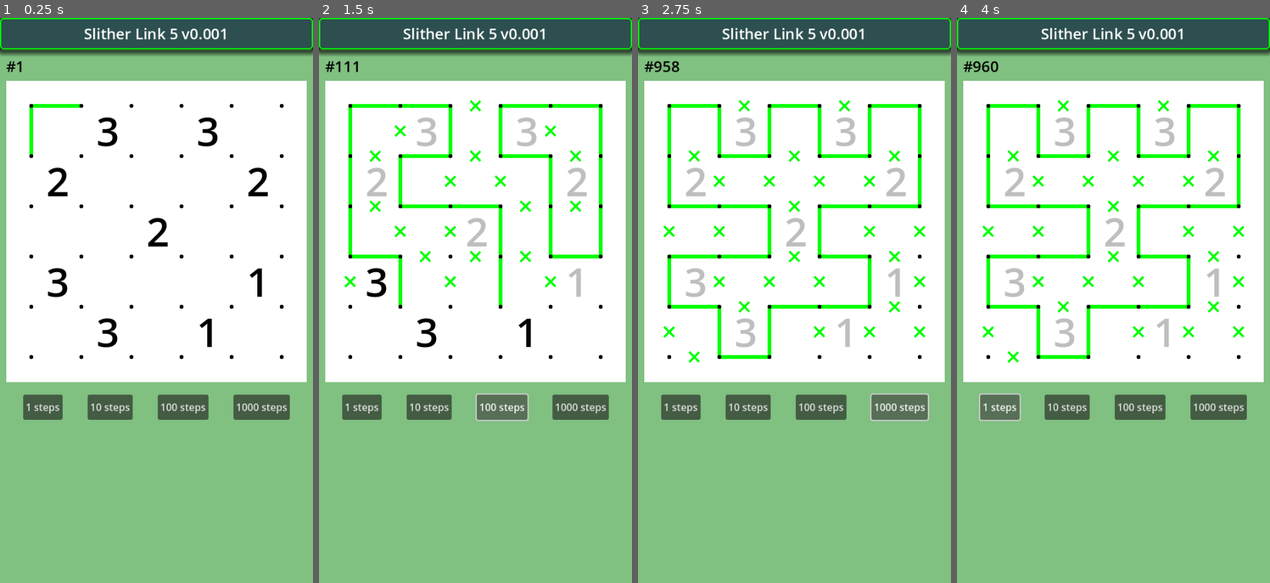
Above: before the commit, frames 1-4 (left to right).
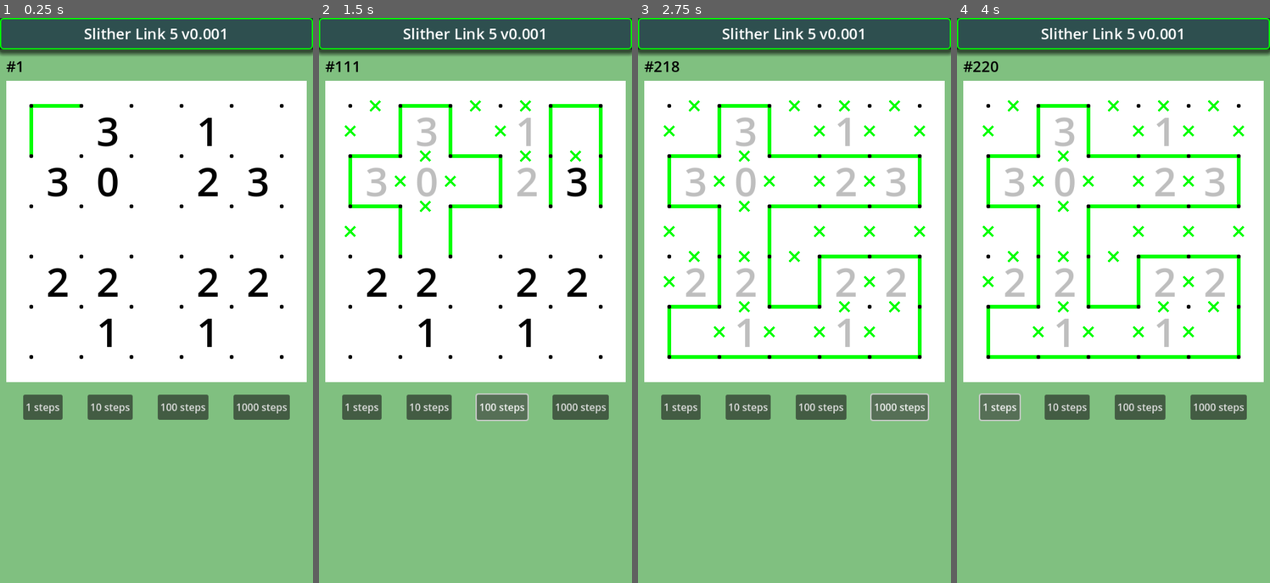
Above: after the commit, the same moments.

Repository: vivisuke/SlitherLink5
Game: Godot game, scene res://main.tscn
Two runs of this game, one before a commit and one after it. Both use one fixed random seed, a clock stepped at 60 frames per second and the inputs below.
Inputs:
- Up to frame 1 (0.25 s): no input
- Up to frame 2 (1.5 s): click "10 steps" at 0.5 s; click "100 steps" at 1.25 s
- Up to frame 3 (2.75 s): click "1000 steps" at 2 s
- Up to frame 4 (4 s): click "1 steps" at 2.75 s; click "1 steps" at 3.5 s

The runs differ from the first frame. In frame 1, 1.8% of the frame differs, in the area x 15-86%, y 17-59%; in frame 2, 5.2%; in frame 3, 6.1%; in frame 4, 6.1%, in the area x 5-92%, y 7-61%.

Commit message:
0051 ◎ C 02/25 02/25 0.001│ToDo│探索時間表示

Diff:
--- a/SlitherLink5/scripts/main.gd
+++ b/SlitherLink5/scripts/main.gd
@@ -27,6 +27,12 @@
 			 2, -1, -1, -1,  2,
 			 3,  1,  1,  1,  3,
 			]
+const q4 = [-1,  3, -1,  1, -1,
+			 3,  0, -1,  2,  3,
+			-1, -1, -1, -1, -1,
+			 2,  2, -1,  2,  2,
+			-1,  1, -1,  1, -1,
+			]
 
 var n_steps = 0
 var bd
@@ -49,7 +55,7 @@
 	#bd.move_line2_down(xyToIX(2, 2))
 	#bd.make_loop_random()
 	#bd.links_to_nums()
-	bd.set_clue_num(q1)
+	bd.set_clue_num(q4)
 	init_labels()
 	update_num_labels()
 	$Board/Grid.linkRt = bd.linkRt
@@ -144,10 +150,13 @@
 	$Board/Grid.queue_redraw()
 	update_num_color()
 func do_n_steps(N):
+	var start = Time.get_ticks_msec()
 	for i in range(N):
 		bd.solve_FB()
 		n_steps += 1
 		if bd.solved || bd.failed: break
+	var end = Time.get_ticks_msec()
+	print("dur = ", end - start, "msec")
 	$NStepLabel.text = "#%d" % n_steps
 	$Board/Grid.queue_redraw()
 	update_num_color()
Not shown, changed: SlitherLink5.spr
